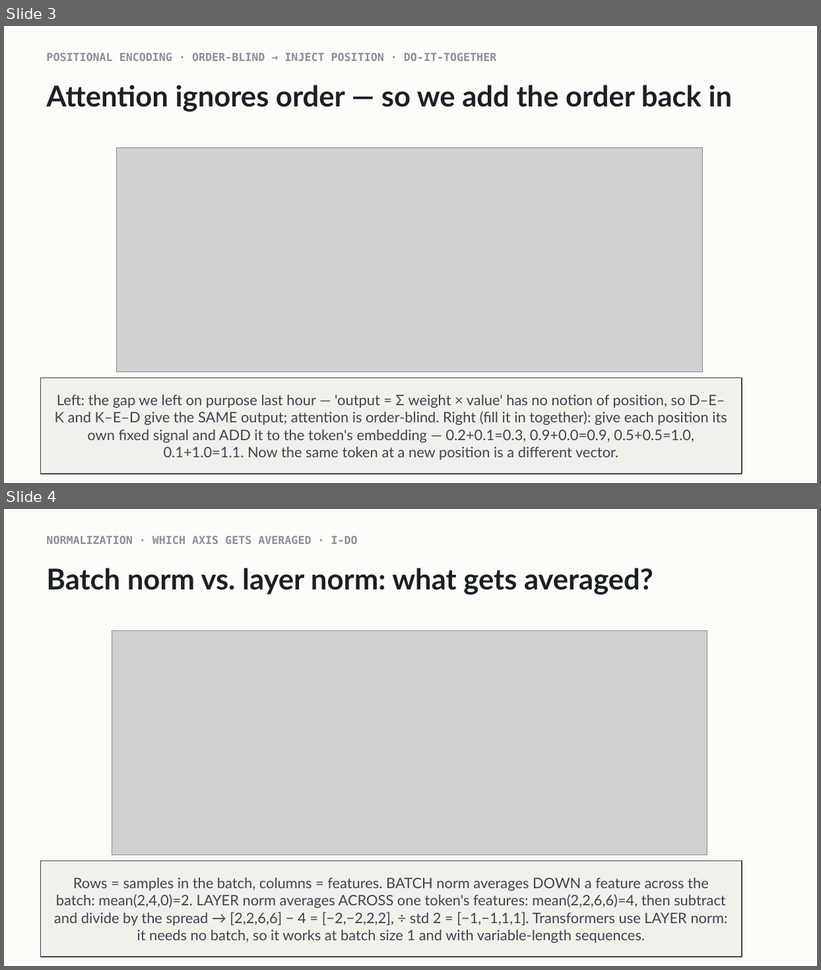
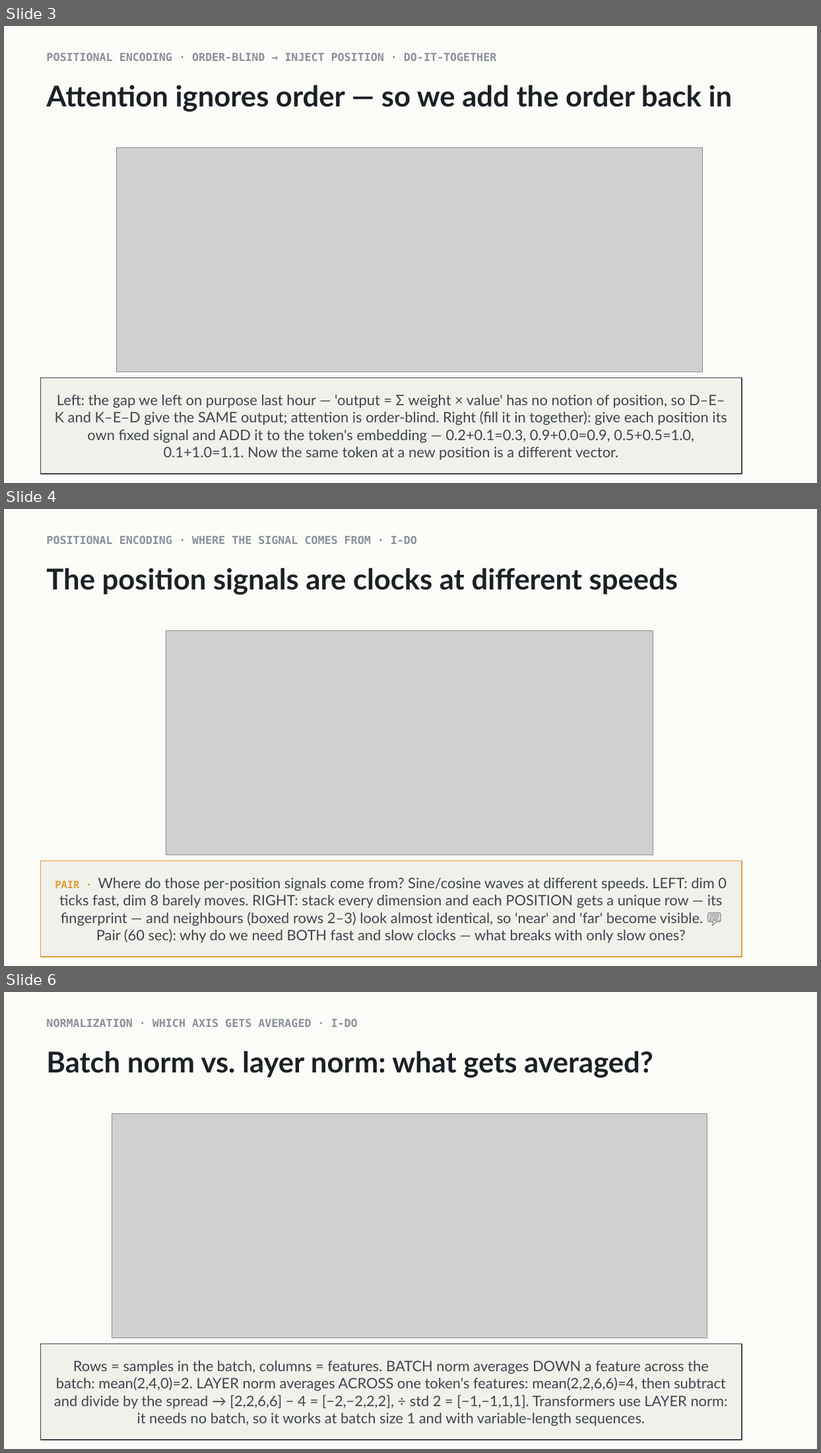
Before and after one commit to indigobio/msacl_dl_course, a slide deck: slides/pptx/lecture08_transformer.pptx. Shown one above the other, each under a label of ours: slides 3 and 4 before the commit, slides 3, 4 and 6 after it; the slides between them are not shown. The pictures are 821x970 and 821x1453 pixels, drawn with LibreOffice and Linux fonts; fonts in the diff are those of the drawing; grey boxes stand for pictures. Boxes give left, top, right and bottom in pixels: in the first picture for what was removed or moved away, otherwise in the second. Text is boxed around its words. In the diff, an @@ line names an element or a change of style, - is before the commit and + after.

```diff
--- a/slides/pptx/lecture08_transformer.pptx
+++ b/slides/pptx/lecture08_transformer.pptx
@@ slide 4 added at bbox=[4, 509, 817, 966], background #FFFFFF @@
@@ rectangle added at bbox=[4, 509, 817, 966], fill #FBFBF8 @@
@@ text added at bbox=[46, 535, 417, 544], 13 pt, text #8A9099, bold @@
+POSITIONAL ENCODING · WHERE THE SIGNAL COMES FROM · I-DO
@@ text added at bbox=[46, 568, 678, 595], 34 pt, text #1B2025, bold @@
+The position signals are clocks at different speeds
@@ picture added at bbox=[166, 631, 653, 855] @@
@@ rectangle added at bbox=[40, 861, 742, 957], fill #F1F1EC, outline #E09E2F 1 pt, 17 pt, text #3D444C @@
+PAIR · Where do those per-position signals come from? Sine/cosine waves at different speeds. LEFT: dim 0 ticks fast, dim 8 barely moves. RIGHT: stack every dimension and each POSITION gets a unique row — its fingerprint — and neighbours (boxed rows 2–3) look almost identical, so 'near' and 'far' become visible. 💬 Pair (60 sec): why do we need BOTH fast and slow clocks — what breaks with only slow ones?
@@ what was slide 4 is now slide 6 @@
```
Also in this commit, not shown: 7 slides changed, 3 other slides added, 1 slide removed, 9 other files.
